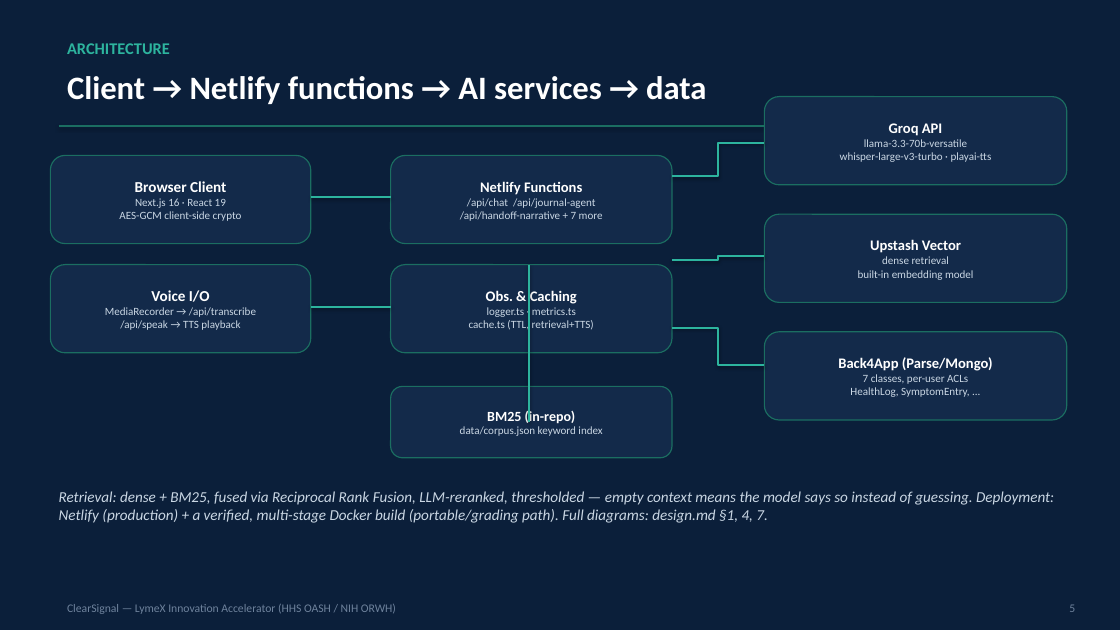
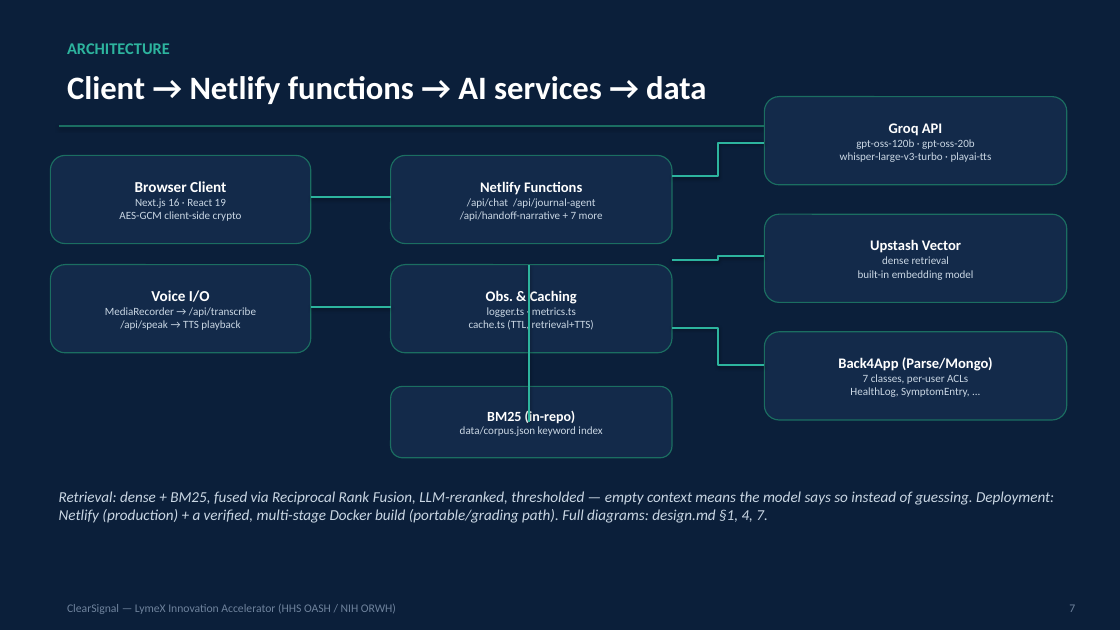
Before and after one commit to Raj102002/AIHealthcare, a slide deck: slide 8 of artifacts/ClearSignal_Pitch_Deck.pptx (slide 6 before the commit). Drawn at 1120x630 pixels with LibreOffice and Linux fonts; fonts in the diff are those of the drawing. Boxes give left, top, right and bottom in pixels: in the first picture for what was removed or moved away, otherwise in the second. Text is boxed around its words. In the diff, an @@ line names an element or a change of style, - is before the commit and + after.

```diff
--- a/artifacts/ClearSignal_Pitch_Deck.pptx
+++ b/artifacts/ClearSignal_Pitch_Deck.pptx
@@ text in rounded rectangle at (840,139,992,162): text changed @@
-llama-3.3-70b-versatile
-whisper-large-v3-turbo · playai-tts
+gpt-oss-120b · gpt-oss-20b
+whisper-large-v3-turbo · playai-tts
@@ text at (1069,604,1075,612): text changed @@
-5
+7
```
Also in this commit, not shown: 13 other slides changed, 2 slides added, 17 other files.
